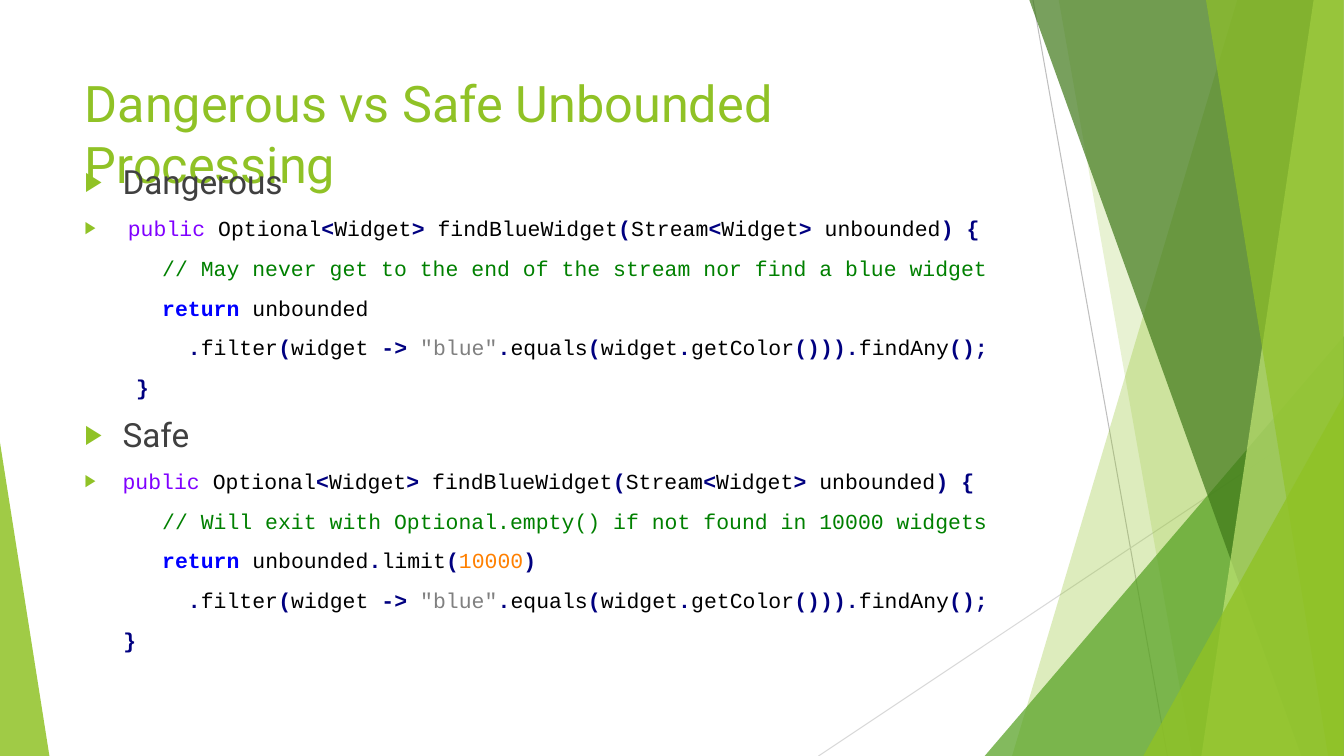
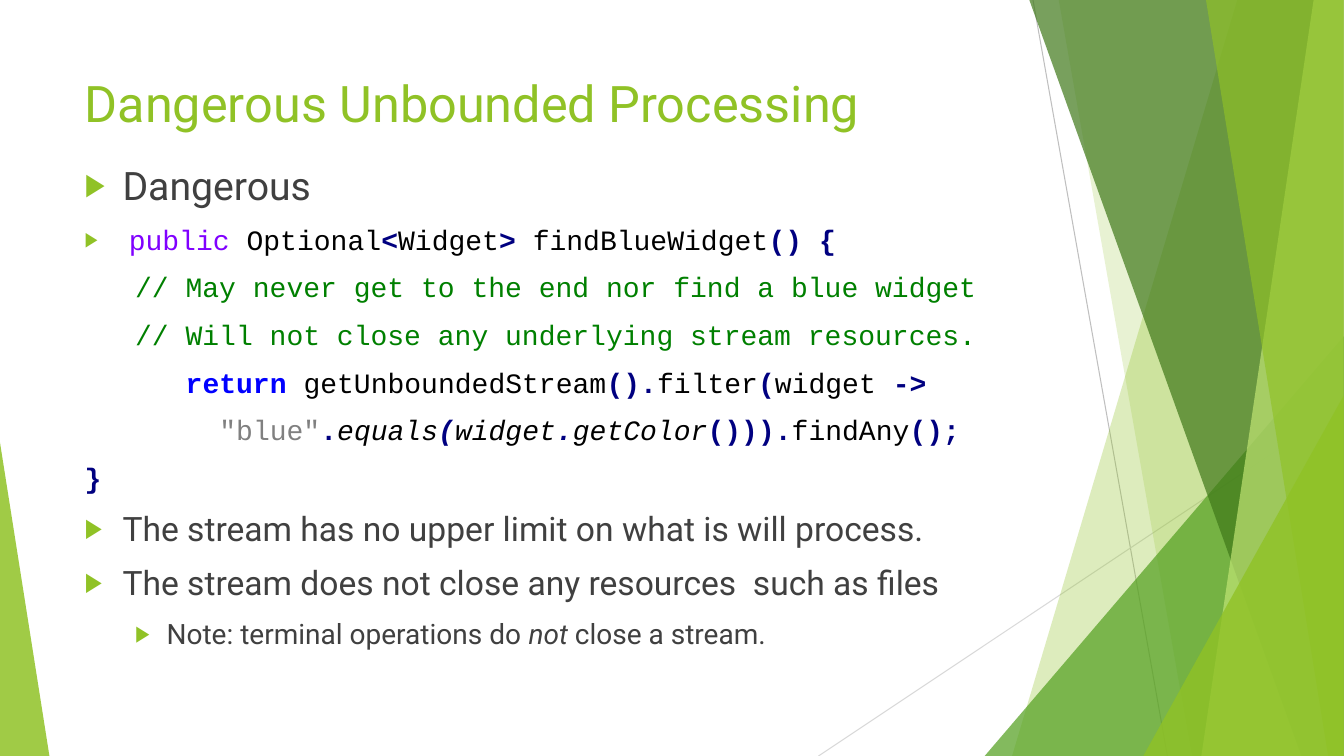
Before and after one commit to RichardRoda/2017-CodePaLOUsa-Lambda, a slide deck: slide 36 of Learning to Love the Lambda in the Stream.pptx. Drawn at 1344x756 pixels with LibreOffice and Linux fonts; fonts in the diff are those of the drawing. Boxes give left, top, right and bottom in pixels: in the first picture for what was removed or moved away, otherwise in the second. Text is boxed around its words. In the diff, an @@ line names an element or a change of style, - is before the commit and + after.

Commit message:
Explain how streams that are backed by resources should be used within a try-with-resources block to close the underlying resource.  Use a tinyurl reference to the GitHub webpage that renders the .pdf slides so people can follow along on their own devices.

```diff
--- a/Learning to Love the Lambda in the Stream.pptx
+++ b/Learning to Love the Lambda in the Stream.pptx
@@ title at (85, 84, 859, 133): text changed @@
-Dangerous vs Safe Unbounded Processing
+Dangerous Unbounded Processing
@@ text at (123, 172, 311, 208): size 23.8 to 28 pt in "Dangerous"; size 15.3 to 20 pt in "}" @@
@@ text at (129, 230, 976, 446): text changed; size 15.3 to 20 pt @@
-▶ public Optional<Widget> findBlueWidget(Stream<Widget> unbounded) {
-// May never get to the end of the stream nor find a blue widget
-return unbounded
-.filter(widget -> "blue".equals(widget.getColor())).findAny();
+▶ public Optional<Widget> findBlueWidget() {
+// May never get to the end nor find a blue widget
+// Will not close any underlying stream resources.
+return getUnboundedStream().filter(widget ->
+"blue".equals(widget.getColor())).findAny();
@@ text at (123, 516, 939, 650): text changed; size 15.3 to 24 pt; font Courier New to Roboto; text colour #000000 to #404040 @@
-▶ Safe
-▶ public Optional<Widget> findBlueWidget(Stream<Widget> unbounded) {
-// Will exit with Optional.empty() if not found in 10000 widgets
-return unbounded.limit(10000)
-.filter(widget -> "blue".equals(widget.getColor())).findAny();
-}
+▶ The stream has no upper limit on what is will process.
+▶ The stream does not close any resources such as files
+  ▶ Note: terminal operations do not close a stream.
```
Also in this commit, not shown: 11 other slides changed, 7 slides added, 1 slide removed, 1 other file.
